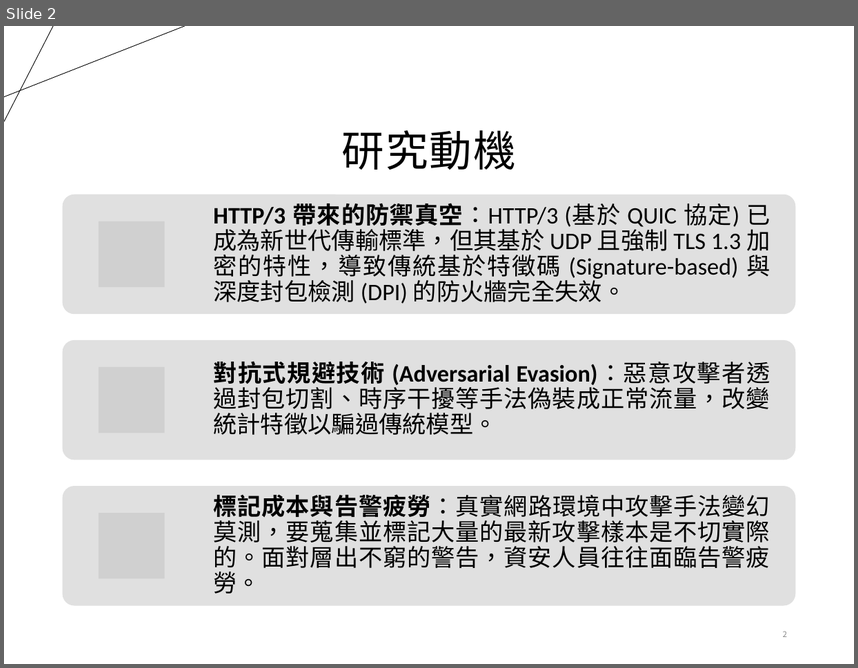
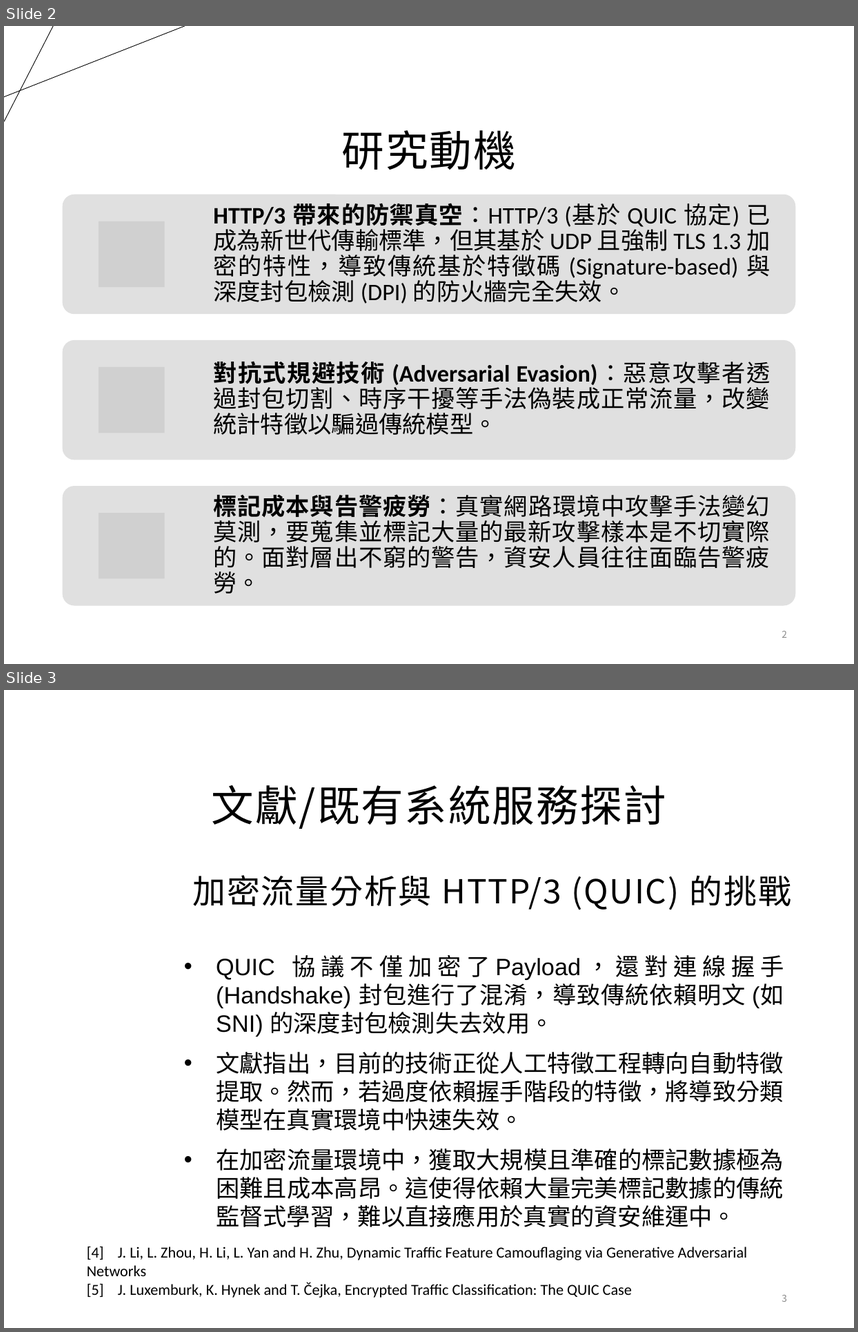
Before and after one commit to alanchuang111/graduation_project, a slide deck: 報告/114下期中報告.pptx. Shown one above the other, each under a label of ours: slide 2 before the commit, slides 2 and 3 after it. The pictures are 858x668 and 858x1332 pixels, drawn with LibreOffice and Linux fonts; fonts in the diff are those of the drawing; grey boxes stand for pictures; background and template pictures are left out. Boxes give left, top, right and bottom in pixels: in the first picture for what was removed or moved away, otherwise in the second. Text is boxed around its words. In the diff, an @@ line names an element or a change of style, - is before the commit and + after.

```diff
--- a/報告/114下期中報告.pptx
+++ b/報告/114下期中報告.pptx
@@ slide 3 added at (4, 690, 854, 1328), background #FFFFFF @@
@@ title added at (212, 785, 666, 829), 36 pt, text #000000 @@
+文獻/既有系統服務探討
@@ text added at (192, 875, 791, 910), 28 pt, text #000000 @@
+加密流量分析與 HTTP/3 (QUIC) 的挑戰
@@ text added at (216, 955, 784, 1227), 20 pt, text #000000 @@
+• QUIC 協議不僅加密了Payload，還對連線握手 (Handshake) 封包進行了混淆，導致傳統依賴明文 (如 SNI) 的深度封包檢測失去效用。
+• 文獻指出，目前的技術正從人工特徵工程轉向自動特徵提取。然而，若過度依賴握手階段的特徵，將導致分類模型在真實環境中快速失效。
+• 在加密流量環境中，獲取大規模且準確的標記數據極為困難且成本高昂。這使得依賴大量完美標記數據的傳統監督式學習，難以直接應用於真實的資安維運中。
@@ text added at (87, 1246, 748, 1297), 13 pt, text #000000 @@
+[4] J. Li, L. Zhou, H. Li, L. Yan and H. Zhu, Dynamic Traffic Feature Camouflaging via Generative Adversarial Networks
+[5] J. Luxemburk, K. Hynek and T. Čejka, Encrypted Traffic Classification: The QUIC Case
@@ page number added at (782, 1294, 787, 1301), 8 pt, text #8C8C8C @@
+3
```
Also in this commit, not shown: 9 slides changed, 2 other slides added, 1 slide removed, 11 other files.
